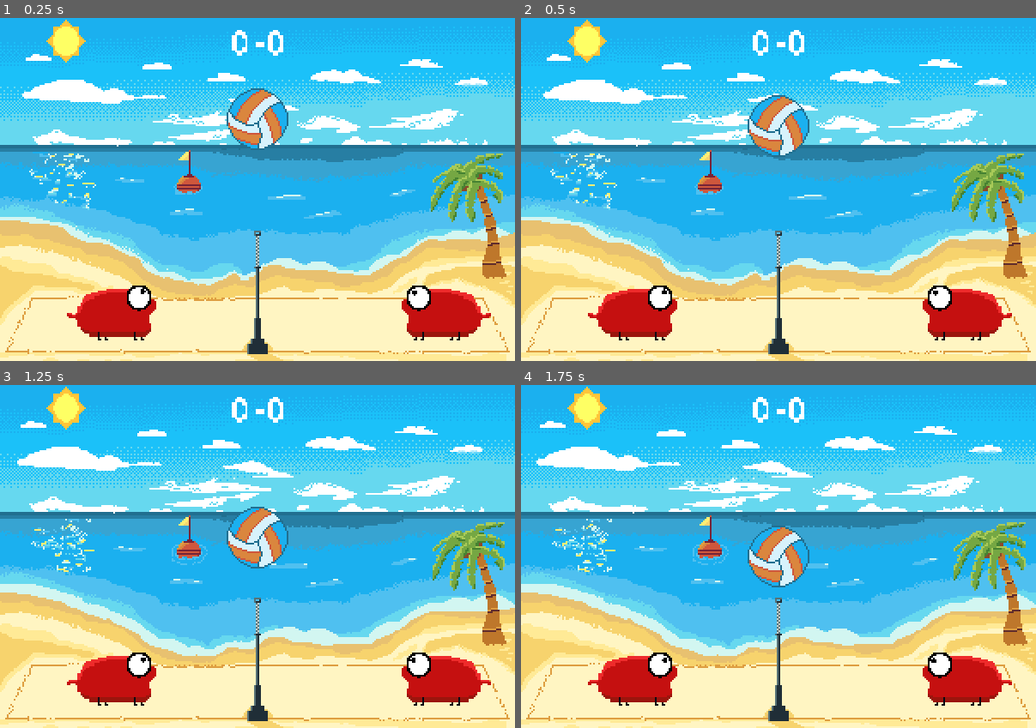
Above: before the commit, frames 1-4 (two rows, left to right).
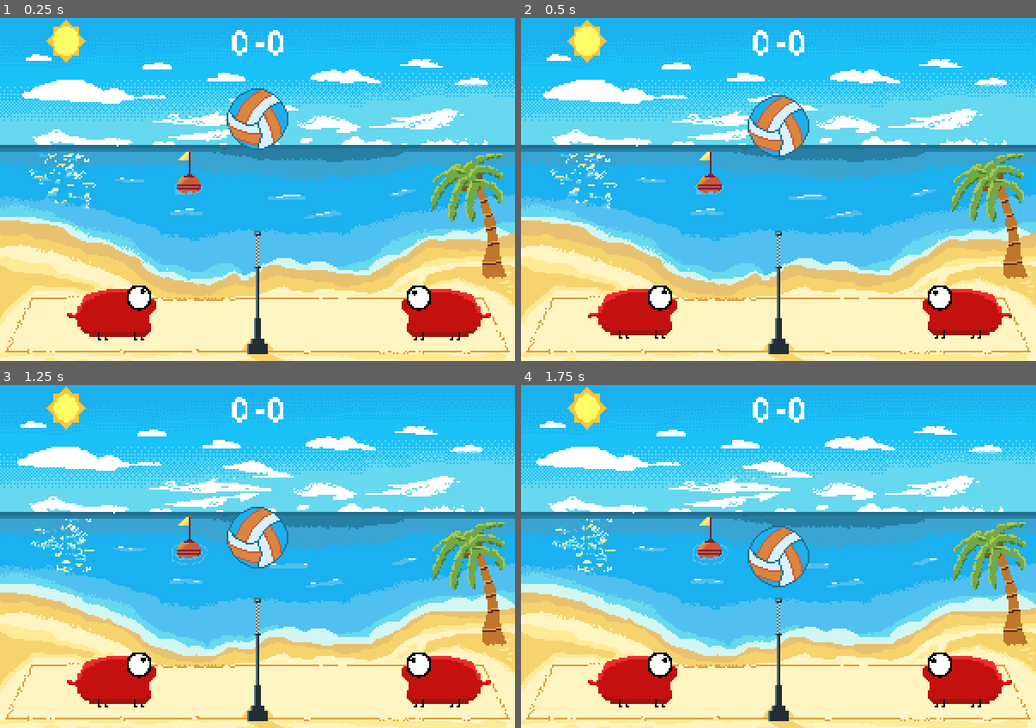
Above: after the commit, the same moments.

Repository: Gevrai/BeachVolley
Game: Godot game, scene res://world.tscn
Same seed, same stepped clock (60 frames per second), same inputs: the game is played once before the commit and once after it.
Inputs:
- Up to frame 1 (0.25 s): no input
- Up to frame 2 (0.5 s): no input
- Up to frame 3 (1.25 s): no input
- Up to frame 4 (1.75 s): no input

Frame 1 is identical in both runs. In frame 2, 0.4% of the frame differs, in the area x 13-96%, y 86-94%; in frame 3, 0.4%; in frame 4, 0.4%.

Commit message:
bodge a dumb ai together
I'm unable to beat it though

Diff:
--- /dev/null
+++ b/AIPlayer.gd
@@ -0,0 +1,31 @@
+extends Node2D
+
+@onready var player = get_parent() as Player
+
+var idle_position_x: float
+var last_jumped = 0
+
+func _ready() -> void:
+	idle_position_x = global_position.x
+
+# The position of this Node2D is the target to hit the ball with on the player
+# I've put it around the eyes, so that the AI hits the ball mostly foward, with its head
+func _physics_process(_delta: float) -> void:
+	# Get the ball each time, as we delete it on goals and I can't be bothered
+	var ball = get_tree().get_first_node_in_group("ball") as RigidBody2D
+
+	# Are we on the same side as the ball?
+	# If so, move to the ball, otherwise move to the idle position
+	# The ball starts in the middle, don't move then as the player should strike first when game starts.
+	var is_ball_same_side = abs(ball.global_position.x) > 1 && (global_position.x < 0) == (ball.global_position.x < 1)
+	var move_to : float = ball.global_position.x if is_ball_same_side else idle_position_x
+	if abs(global_position.x - move_to) > 5: # reduce jitter
+		var direction = 1 if global_position.x < move_to else -1
+		player.move(direction)
+
+	# Jump if the ball is above us and close enough, and we haven't jumped too recently
+	if last_jumped + 500 < Time.get_ticks_msec():
+		if abs(global_position.x - ball.global_position.x) < 20:
+			if global_position.y - 100 < ball.global_position.y:
+				player.jump()
+				last_jumped = Time.get_ticks_msec()
--- a/player.tscn
+++ b/player.tscn
@@ -1,9 +1,10 @@
-[gd_scene load_steps=13 format=3 uid="uid://bi0wjkso8pym1"]
+[gd_scene load_steps=14 format=3 uid="uid://bi0wjkso8pym1"]
 
 [ext_resource type="Script" path="res://scripts/player.gd" id="1_y1wcq"]
 [ext_resource type="Texture2D" uid="uid://75glkxib6ktu" path="res://assets/player.png" id="2_a1u8d"]
 [ext_resource type="PackedScene" uid="uid://fkdg6k35vk62" path="res://eye.tscn" id="2_bbohh"]
 [ext_resource type="AudioStream" uid="uid://canxyhr7pttlu" path="res://assets/jump.wav" id="4_7d8pl"]
+[ext_resource type="Script" path="res://AIPlayer.gd" id="5_0eepq"]
 
 [sub_resource type="AtlasTexture" id="AtlasTexture_kawy1"]
 atlas = ExtResource("2_a1u8d")
@@ -104,5 +105,9 @@
 stream = ExtResource("4_7d8pl")
 volume_db = -20.0
 
+[node name="AIPlayer" type="Node2D" parent="."]
+position = Vector2(16, -16)
+script = ExtResource("5_0eepq")
+
 [connection signal="body_entered" from="FloorDetectionArea" to="." method="_on_floor_detection_area_body_entered"]
 [connection signal="body_exited" from="FloorDetectionArea" to="." method="_on_floor_detection_area_body_exited"]
--- a/scripts/player.gd
+++ b/scripts/player.gd
@@ -1,4 +1,6 @@
 extends RigidBody2D
+
+class_name Player
 
 @export var speed := 150.0
 @export var jump_velocity := -320.0
@@ -9,6 +11,7 @@
 @onready var floorDetectionArea: Area2D = $FloorDetectionArea
 
 var is_on_floor := false
+@onready var ai_player: Node = $AIPlayer
 
 func _ready():
 	if playerID == "player2":
@@ -18,7 +21,7 @@
 func _process(_delta):
 	if is_on_floor:
 		if abs(linear_velocity.x) < 0.01:
-			body.play("Idle", 0.2)
+			body.play("Idle", 0.5)
 		else:
 			body.play("Run")
 	else:
@@ -27,19 +30,35 @@
 func _physics_process(_delta: float) -> void:
 	var direction := Input.get_axis("%s_left" % playerID, "%s_right" % playerID)
 	if direction:
-		linear_velocity.x = direction * speed
+		stop_ai()
+		move(direction)
 
 	# Handle Jump.
 	if Input.is_action_just_pressed("%s_jump" % playerID):
-		body.scale.y = jump_squash
-		$CollisionPolygon2D.scale.y = jump_squash
+		stop_ai()
+		squash()
 
 	if Input.is_action_just_released("%s_jump" % playerID):
-		body.scale.y = 1
-		$CollisionPolygon2D.scale.y = 1
-		if is_on_floor:
-			apply_central_impulse(Vector2(0, jump_velocity))
-			$JumpSound.play()
+		jump()
+
+func move(direction: float) -> void:
+	linear_velocity.x = direction * speed
+
+func squash():
+	body.scale.y = jump_squash
+	$CollisionPolygon2D.scale.y = jump_squash
+
+func jump():
+	body.scale.y = 1
+	$CollisionPolygon2D.scale.y = 1
+	if is_on_floor:
+		apply_central_impulse(Vector2(0, jump_velocity))
+		$JumpSound.play()
+
+func stop_ai():
+	if ai_player:
+		ai_player.queue_free()
+		ai_player = null
 
 func _on_floor_detection_area_body_entered(_body: Node2D) -> void:
 	is_on_floor = true
Not shown, changed: README.md
